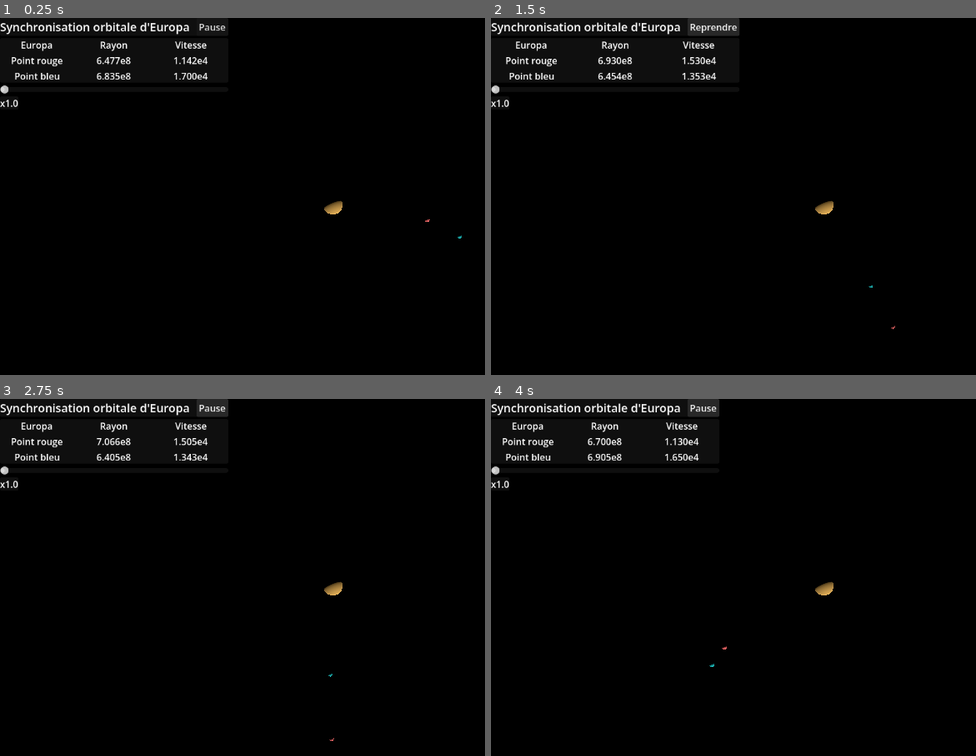
Above: before the commit, frames 1-4 (two rows, left to right).
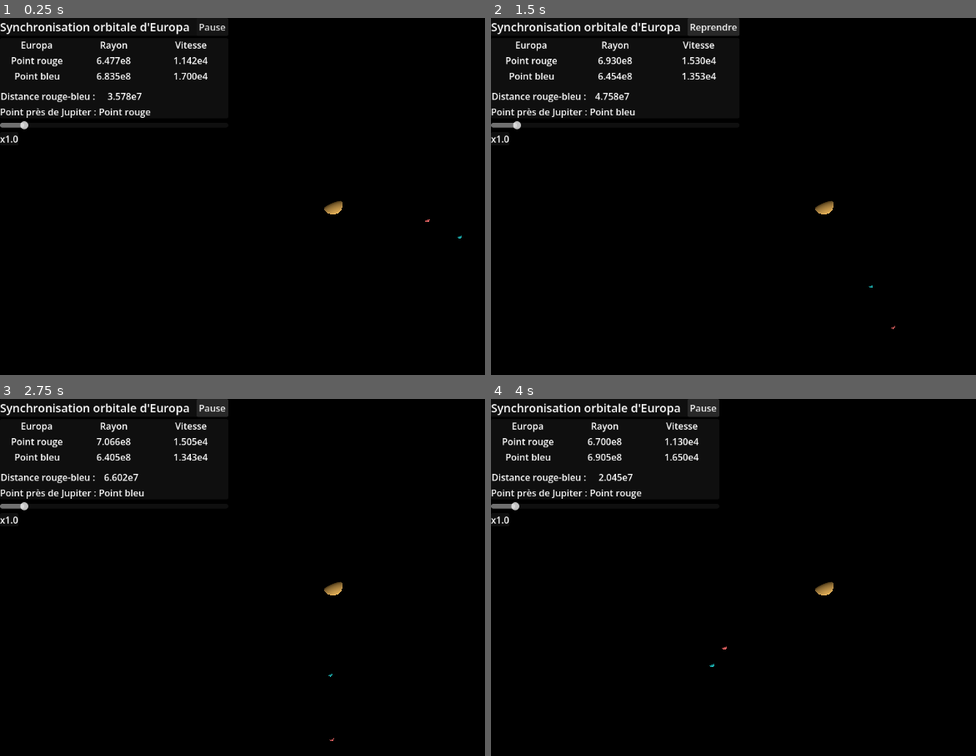
Above: after the commit, the same moments.

Repository: adorion25/Euroba
Game: Godot game, scene res://node_3d.tscn
The game is run twice, just before and just after one commit, with the same random seed, the same clock (stepped at 60 frames per second) and the same inputs. The project has no main scene, so this scene is started directly.
Inputs:
- Up to frame 1 (0.25 s): no input
- Up to frame 2 (1.5 s): click "Pause" at 1.25 s
- Up to frame 3 (2.75 s): click "Reprendre" at 2 s
- Up to frame 4 (4 s): no input

The runs differ from the first frame. In frame 1, 0.9% of the frame differs, in the area x 0-32%, y 18-35%; in frame 2, 0.9%; in frame 3, 0.9%; in frame 4, 0.9%.

Commit message:
ajout de distance rouge-bleu et point plus près de jupiter: interface et script

Diff:
--- a/euroba/interface.gd
+++ b/euroba/interface.gd
@@ -10,6 +10,9 @@
 @export var rayon_2 : Label
 @export var vitesse_2 : Label
 
+@export var distance : Label
+@export var point : Label
+
 @export var vitesse_simulation : Label
 
 
@@ -18,7 +21,12 @@
 	vitesse_1.text = format_scientifique(lune.v_1.length())
 	rayon_2.text = format_scientifique(lune.r_2.length())
 	vitesse_2.text = format_scientifique(lune.v_2.length())
+	distance.text = format_scientifique(abs(lune.r_1.length() - lune.r_2.length()))
 
+	if lune.r_1.length() < lune.r_2.length():
+		point.text = "Point rouge"
+	else:
+		point.text = "Point bleu"
 
 func changer_mode_pause(mode_pause : bool) -> void:
 	"""Change l'état de pause à chacun des astres
--- a/euroba/interface.tscn
+++ b/euroba/interface.tscn
@@ -3,16 +3,18 @@
 [ext_resource type="Script" uid="uid://d03a04mh24msu" path="res://interface.gd" id="1_kyn48"]
 [ext_resource type="Script" uid="uid://blopcvwejs7mq" path="res://BoutonPause.gd" id="2_oi7g3"]
 
-[node name="Interface" type="Control" unique_id=1115889947 node_paths=PackedStringArray("rayon_1", "vitesse_1", "rayon_2", "vitesse_2", "vitesse_simulation")]
+[node name="Interface" type="Control" unique_id=1115889947 node_paths=PackedStringArray("rayon_1", "vitesse_1", "rayon_2", "vitesse_2", "distance", "point", "vitesse_simulation")]
 layout_mode = 3
 anchors_preset = 0
 offset_right = 40.0
 offset_bottom = 40.0
 script = ExtResource("1_kyn48")
-rayon_1 = NodePath("VBoxContainer/PanelContainer Données/MarginContainer/GridContainer/rayon_1")
-vitesse_1 = NodePath("VBoxContainer/PanelContainer Données/MarginContainer/GridContainer/vitesse_1")
-rayon_2 = NodePath("VBoxContainer/PanelContainer Données/MarginContainer/GridContainer/rayon_2")
-vitesse_2 = NodePath("VBoxContainer/PanelContainer Données/MarginContainer/GridContainer/vitesse_2")
+rayon_1 = NodePath("VBoxContainer/PanelContainer Données/MarginContainer/VBoxContainer/GridContainer3col/rayon_1")
+vitesse_1 = NodePath("VBoxContainer/PanelContainer Données/MarginContainer/VBoxContainer/GridContainer3col/vitesse_1")
+rayon_2 = NodePath("VBoxContainer/PanelContainer Données/MarginContainer/VBoxContainer/GridContainer3col/rayon_2")
+vitesse_2 = NodePath("VBoxContainer/PanelContainer Données/MarginContainer/VBoxContainer/GridContainer3col/vitesse_2")
+distance = NodePath("VBoxContainer/PanelContainer Données/MarginContainer/VBoxContainer/GridContainer2col/distance")
+point = NodePath("VBoxContainer/PanelContainer Données/MarginContainer/VBoxContainer/GridContainer2col/point")
 vitesse_simulation = NodePath("VBoxContainer/PanelContainer/MarginContainer/vitesse_simulation")
 
 [node name="VBoxContainer" type="VBoxContainer" parent="." unique_id=1837051428]
@@ -49,58 +51,88 @@
 [node name="MarginContainer" type="MarginContainer" parent="VBoxContainer/PanelContainer Données" unique_id=1230213573]
 layout_mode = 2
 
-[node name="GridContainer" type="GridContainer" parent="VBoxContainer/PanelContainer Données/MarginContainer" unique_id=752489414]
+[node name="VBoxContainer" type="VBoxContainer" parent="VBoxContainer/PanelContainer Données/MarginContainer" unique_id=730473582]
+layout_mode = 2
+
+[node name="GridContainer3col" type="GridContainer" parent="VBoxContainer/PanelContainer Données/MarginContainer/VBoxContainer" unique_id=752489414]
 layout_mode = 2
 columns = 3
 
-[node name="Europa" type="Label" parent="VBoxContainer/PanelContainer Données/MarginContainer/GridContainer" unique_id=497748557]
+[node name="Europa" type="Label" parent="VBoxContainer/PanelContainer Données/MarginContainer/VBoxContainer/GridContainer3col" unique_id=497748557]
 layout_mode = 2
 size_flags_horizontal = 6
 text = "Europa"
 
-[node name="Rayon" type="Label" parent="VBoxContainer/PanelContainer Données/MarginContainer/GridContainer" unique_id=196952794]
+[node name="Rayon" type="Label" parent="VBoxContainer/PanelContainer Données/MarginContainer/VBoxContainer/GridContainer3col" unique_id=196952794]
 layout_mode = 2
 size_flags_horizontal = 6
 text = "Rayon"
 
-[node name="Vitesse" type="Label" parent="VBoxContainer/PanelContainer Données/MarginContainer/GridContainer" unique_id=1353402173]
+[node name="Vitesse" type="Label" parent="VBoxContainer/PanelContainer Données/MarginContainer/VBoxContainer/GridContainer3col" unique_id=1353402173]
 layout_mode = 2
 size_flags_horizontal = 6
 text = "Vitesse"
 
-[node name="Point 1" type="Label" parent="VBoxContainer/PanelContainer Données/MarginContainer/GridContainer" unique_id=452391967]
+[node name="Point 1" type="Label" parent="VBoxContainer/PanelContainer Données/MarginContainer/VBoxContainer/GridContainer3col" unique_id=452391967]
 layout_mode = 2
 size_flags_horizontal = 4
 text = "Point rouge"
 
-[node name="rayon_1" type="Label" parent="VBoxContainer/PanelContainer Données/MarginContainer/GridContainer" unique_id=2109086870]
+[node name="rayon_1" type="Label" parent="VBoxContainer/PanelContainer Données/MarginContainer/VBoxContainer/GridContainer3col" unique_id=2109086870]
 layout_mode = 2
 size_flags_horizontal = 4
 text = "rayon1"
 
-[node name="vitesse_1" type="Label" parent="VBoxContainer/PanelContainer Données/MarginContainer/GridContainer" unique_id=1424470352]
+[node name="vitesse_1" type="Label" parent="VBoxContainer/PanelContainer Données/MarginContainer/VBoxContainer/GridContainer3col" unique_id=1424470352]
 layout_mode = 2
 size_flags_horizontal = 4
 text = "vitesse1"
 
-[node name="Point 2" type="Label" parent="VBoxContainer/PanelContainer Données/MarginContainer/GridContainer" unique_id=957746302]
+[node name="Point 2" type="Label" parent="VBoxContainer/PanelContainer Données/MarginContainer/VBoxContainer/GridContainer3col" unique_id=957746302]
 layout_mode = 2
 size_flags_horizontal = 4
 text = "Point bleu"
 
-[node name="rayon_2" type="Label" parent="VBoxContainer/PanelContainer Données/MarginContainer/GridContainer" unique_id=1228715288]
+[node name="rayon_2" type="Label" parent="VBoxContainer/PanelContainer Données/MarginContainer/VBoxContainer/GridContainer3col" unique_id=1228715288]
 layout_mode = 2
 size_flags_horizontal = 4
 text = "rayon2"
 
-[node name="vitesse_2" type="Label" parent="VBoxContainer/PanelContainer Données/MarginContainer/GridContainer" unique_id=919499037]
+[node name="vitesse_2" type="Label" parent="VBoxContainer/PanelContainer Données/MarginContainer/VBoxContainer/GridContainer3col" unique_id=919499037]
 layout_mode = 2
 size_flags_horizontal = 4
 text = "vitesse2"
 
+[node name="HSeparator" type="HSeparator" parent="VBoxContainer/PanelContainer Données/MarginContainer/VBoxContainer" unique_id=1028080591]
+layout_mode = 2
+
+[node name="GridContainer2col" type="GridContainer" parent="VBoxContainer/PanelContainer Données/MarginContainer/VBoxContainer" unique_id=1329253529]
+layout_mode = 2
+columns = 2
+
+[node name="distance_r-b" type="Label" parent="VBoxContainer/PanelContainer Données/MarginContainer/VBoxContainer/GridContainer2col" unique_id=1102370858]
+layout_mode = 2
+size_flags_horizontal = 4
+text = "Distance rouge-bleu :"
+
+[node name="distance" type="Label" parent="VBoxContainer/PanelContainer Données/MarginContainer/VBoxContainer/GridContainer2col" unique_id=1483751289]
+layout_mode = 2
+size_flags_horizontal = 4
+text = "distance"
+
+[node name="Point_près" type="Label" parent="VBoxContainer/PanelContainer Données/MarginContainer/VBoxContainer/GridContainer2col" unique_id=1442857680]
+layout_mode = 2
+size_flags_horizontal = 4
+text = "Point près de Jupiter :"
+
+[node name="point" type="Label" parent="VBoxContainer/PanelContainer Données/MarginContainer/VBoxContainer/GridContainer2col" unique_id=1282590401]
+layout_mode = 2
+size_flags_horizontal = 4
+text = "point"
+
 [node name="HSlider" type="HSlider" parent="VBoxContainer" unique_id=824075001]
 layout_mode = 2
-min_value = 1.0
+min_value = 0.1
 max_value = 10.0
 step = 0.01
 value = 1.0
Not shown, changed: .DS_Store
